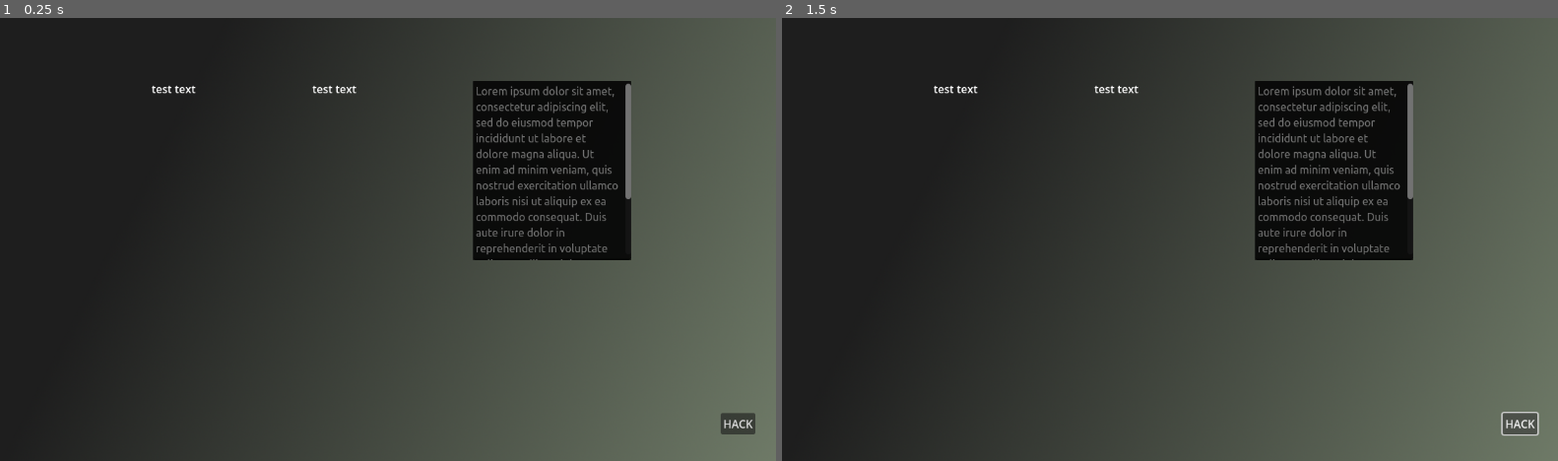
Above: before the commit, frames 1-2 (left to right).
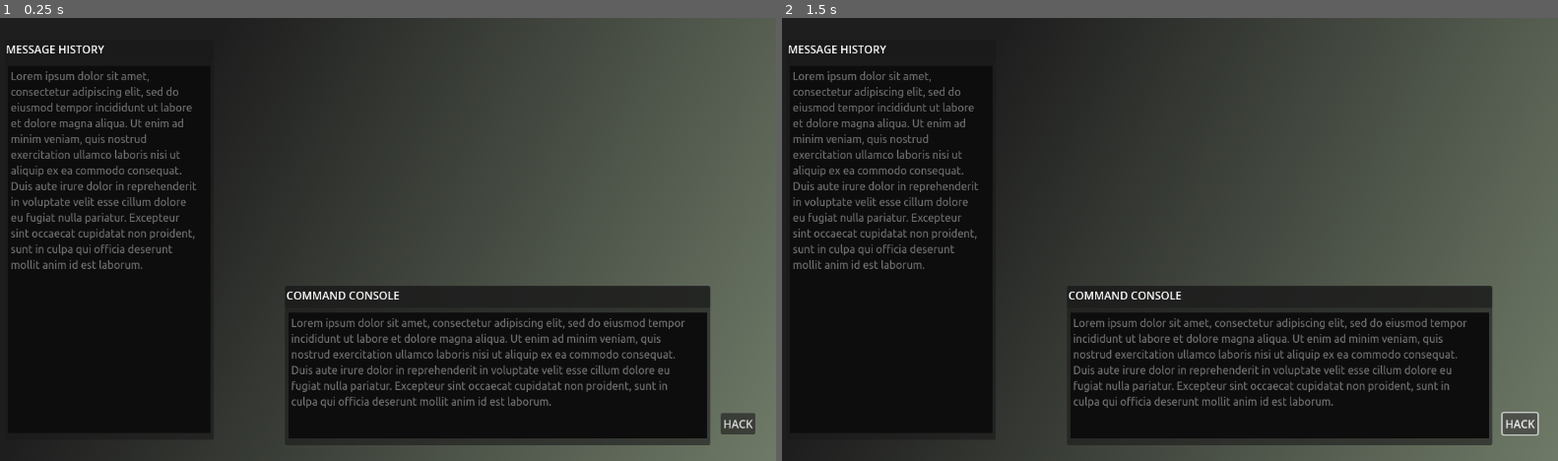
Above: after the commit, the same moments.

Repository: Mastoast/LDJam53
Game: Godot game, scene res://scenes/screen.tscn
Same seed, same stepped clock (60 frames per second), same inputs: the game is played once before the commit and once after it.
Inputs:
- Up to frame 1 (0.25 s): no input
- Up to frame 2 (1.5 s): click "HACK" at 0.5 s; click "HACK" at 1.25 s

The runs differ from the first frame. In frame 1, 32% of the frame differs, in the area x 0-92%, y 6-97%; in frame 2, 32%.

Commit message:
margins

Diff:
--- a/scenes/screen.tscn
+++ b/scenes/screen.tscn
@@ -16,34 +16,6 @@
 position = Vector2(576, 324)
 texture = ExtResource("2_cw334")
 
-[node name="HBoxContainer" type="HBoxContainer" parent="Control"]
-layout_mode = 0
-offset_left = 239.0
-offset_top = 92.0
-offset_right = 940.0
-offset_bottom = 354.0
-
-[node name="RichTextLabel" type="RichTextLabel" parent="Control/HBoxContainer"]
-layout_mode = 2
-size_flags_horizontal = 3
-text = "test text"
-
-[node name="RichTextLabel2" type="RichTextLabel" parent="Control/HBoxContainer"]
-layout_mode = 2
-size_flags_horizontal = 3
-text = "test text"
-
-[node name="TextEdit" type="TextEdit" parent="Control/HBoxContainer"]
-layout_mode = 2
-size_flags_horizontal = 3
-text = "Lorem ipsum dolor sit amet, consectetur adipiscing elit, sed do eiusmod tempor incididunt ut labore et dolore magna aliqua. Ut enim ad minim veniam, quis nostrud exercitation ullamco laboris nisi ut aliquip ex ea commodo consequat. Duis aute irure dolor in reprehenderit in voluptate velit esse cillum dolore eu fugiat nulla pariatur. Excepteur sint occaecat cupidatat non proident, sunt in culpa qui officia deserunt mollit anim id est laborum."
-editable = false
-context_menu_enabled = false
-selecting_enabled = false
-drag_and_drop_selection_enabled = false
-wrap_mode = 1
-scroll_smooth = true
-
 [node name="Button" type="Button" parent="Control"]
 layout_mode = 1
 anchors_preset = -1
@@ -53,3 +25,98 @@
 offset_bottom = 609.0
 grow_horizontal = 0
 text = "HACK"
+
+[node name="window" type="Panel" parent="Control"]
+layout_mode = 0
+offset_left = 434.0
+offset_top = 392.0
+offset_right = 1056.0
+offset_bottom = 625.0
+
+[node name="Panel" type="Panel" parent="Control/window"]
+layout_mode = 1
+anchors_preset = 10
+anchor_right = 1.0
+offset_bottom = 32.0
+grow_horizontal = 2
+
+[node name="Label" type="Label" parent="Control/window/Panel"]
+layout_mode = 1
+anchors_preset = 10
+anchor_right = 1.0
+offset_left = 2.0
+offset_top = 2.0
+offset_right = 2.0
+offset_bottom = 28.0
+grow_horizontal = 2
+text = "COMMAND CONSOLE"
+
+[node name="MarginContainer" type="MarginContainer" parent="Control/window"]
+layout_mode = 1
+anchors_preset = 12
+anchor_top = 1.0
+anchor_right = 1.0
+anchor_bottom = 1.0
+offset_top = -199.0
+grow_horizontal = 2
+grow_vertical = 0
+theme_override_constants/margin_left = 5
+theme_override_constants/margin_top = 5
+theme_override_constants/margin_right = 5
+theme_override_constants/margin_bottom = 10
+
+[node name="TextEdit" type="TextEdit" parent="Control/window/MarginContainer"]
+layout_mode = 2
+text = "Lorem ipsum dolor sit amet, consectetur adipiscing elit, sed do eiusmod tempor incididunt ut labore et dolore magna aliqua. Ut enim ad minim veniam, quis nostrud exercitation ullamco laboris nisi ut aliquip ex ea commodo consequat. Duis aute irure dolor in reprehenderit in voluptate velit esse cillum dolore eu fugiat nulla pariatur. Excepteur sint occaecat cupidatat non proident, sunt in culpa qui officia deserunt mollit anim id est laborum."
+editable = false
+context_menu_enabled = false
+selecting_enabled = false
+wrap_mode = 1
+scroll_smooth = true
+
+[node name="window2" type="Panel" parent="Control"]
+layout_mode = 0
+offset_left = 24.0
+offset_top = 32.0
+offset_right = 330.0
+offset_bottom = 617.0
+
+[node name="Panel" type="Panel" parent="Control/window2"]
+layout_mode = 1
+anchors_preset = 10
+anchor_right = 1.0
+offset_bottom = 32.0
+grow_horizontal = 2
+
+[node name="Label" type="Label" parent="Control/window2/Panel"]
+layout_mode = 1
+anchors_preset = 10
+anchor_right = 1.0
+offset_left = 2.0
+offset_top = 2.0
+offset_right = 2.0
+offset_bottom = 28.0
+grow_horizontal = 2
+text = "MESSAGE HISTORY"
+
+[node name="MarginContainer" type="MarginContainer" parent="Control/window2"]
+layout_mode = 1
+anchors_preset = 15
+anchor_right = 1.0
+anchor_bottom = 1.0
+offset_top = 33.0
+grow_horizontal = 2
+grow_vertical = 2
+theme_override_constants/margin_left = 5
+theme_override_constants/margin_top = 5
+theme_override_constants/margin_right = 5
+theme_override_constants/margin_bottom = 10
+
+[node name="TextEdit" type="TextEdit" parent="Control/window2/MarginContainer"]
+layout_mode = 2
+text = "Lorem ipsum dolor sit amet, consectetur adipiscing elit, sed do eiusmod tempor incididunt ut labore et dolore magna aliqua. Ut enim ad minim veniam, quis nostrud exercitation ullamco laboris nisi ut aliquip ex ea commodo consequat. Duis aute irure dolor in reprehenderit in voluptate velit esse cillum dolore eu fugiat nulla pariatur. Excepteur sint occaecat cupidatat non proident, sunt in culpa qui officia deserunt mollit anim id est laborum."
+editable = false
+context_menu_enabled = false
+selecting_enabled = false
+wrap_mode = 1
+scroll_smooth = true
--- a/themes/desktop.tres
+++ b/themes/desktop.tres
@@ -3,5 +3,6 @@
 [ext_resource type="FontFile" uid="uid://bbqsv3m0wu4mi" path="res://font/Ubuntu-Regular.ttf" id="1_sdf7p"]
 
 [resource]
-TextEdit/colors/background_color = Color(0, 0, 0, 0.717647)
+LineEdit/colors/font_color = Color(1, 1, 1, 1)
+TextEdit/colors/background_color = Color(0.0509804, 0.0509804, 0.0509804, 1)
 TextEdit/fonts/font = ExtResource("1_sdf7p")
